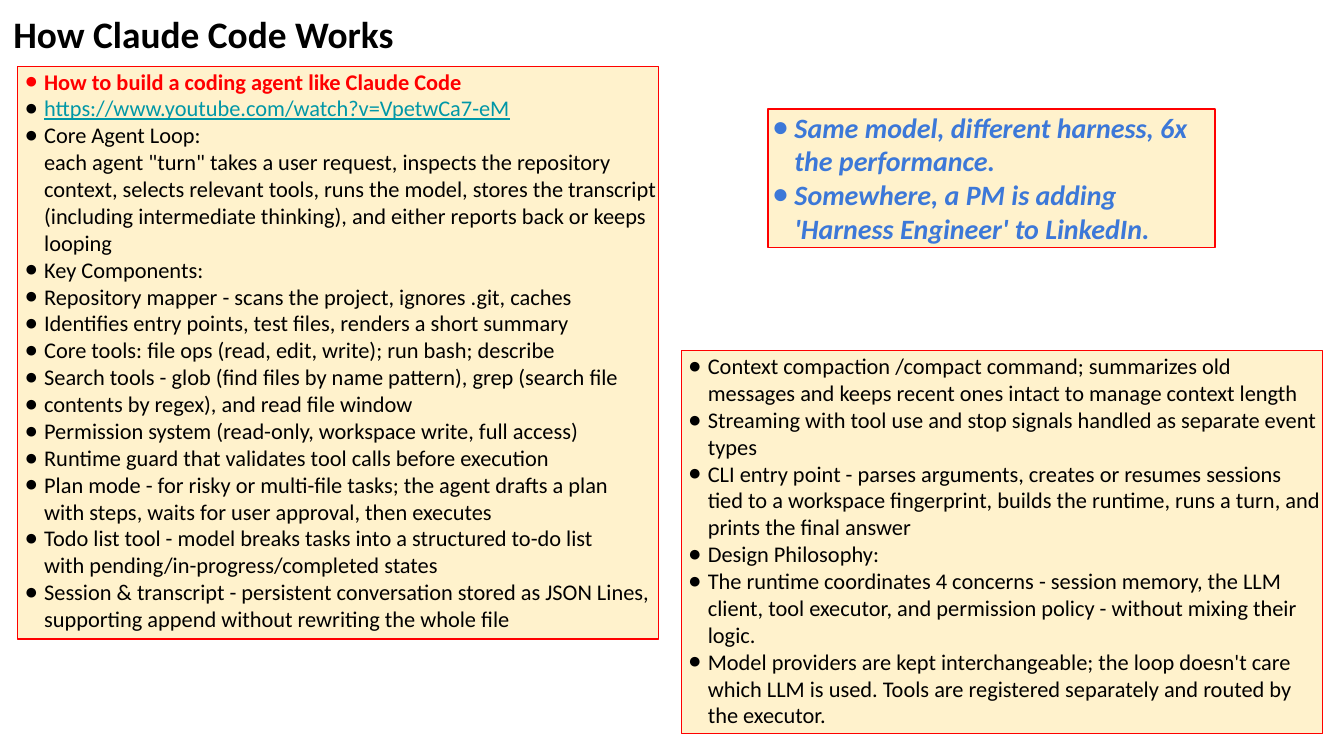
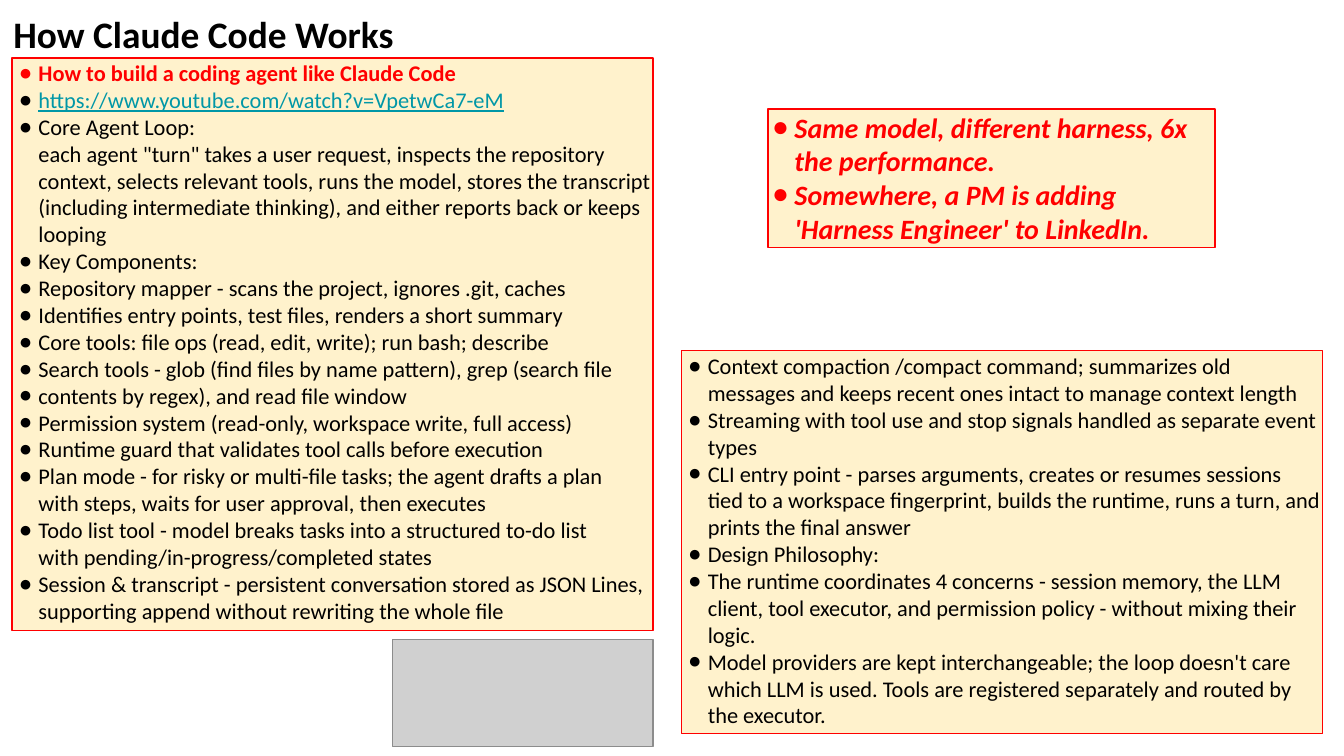
Before and after one commit to lselector/seminar, a slide deck: slide 17 of 2026/2026-05-08-AI-Updates.pptx (slide 14 before the commit). Drawn at 1344x756 pixels with LibreOffice and Linux fonts; fonts in the diff are those of the drawing; grey boxes stand for pictures. Boxes give left, top, right and bottom in pixels: in the first picture for what was removed or moved away, otherwise in the second. Text is boxed around its words. In the diff, an @@ line names an element or a change of style, - is before the commit and + after.

```diff
--- a/2026/2026-05-08-AI-Updates.pptx
+++ b/2026/2026-05-08-AI-Updates.pptx
@@ rectangle "How to build a coding ...": place and size @@
-rectangle "How to build a coding ..." at [17, 66, 659, 638]
+rectangle "How to build a coding ..." at [12, 58, 653, 630]
@@ rectangle "Same model, different harness, 6x ..." at [767, 109, 1215, 247]: text colour #3C78D8 to #FF0000; bullet colour #3C78D8 to #FF0000 @@
@@ picture added at [392, 640, 653, 747] @@
```
Also in this commit, not shown: 11 other slides changed, 3 slides added.
